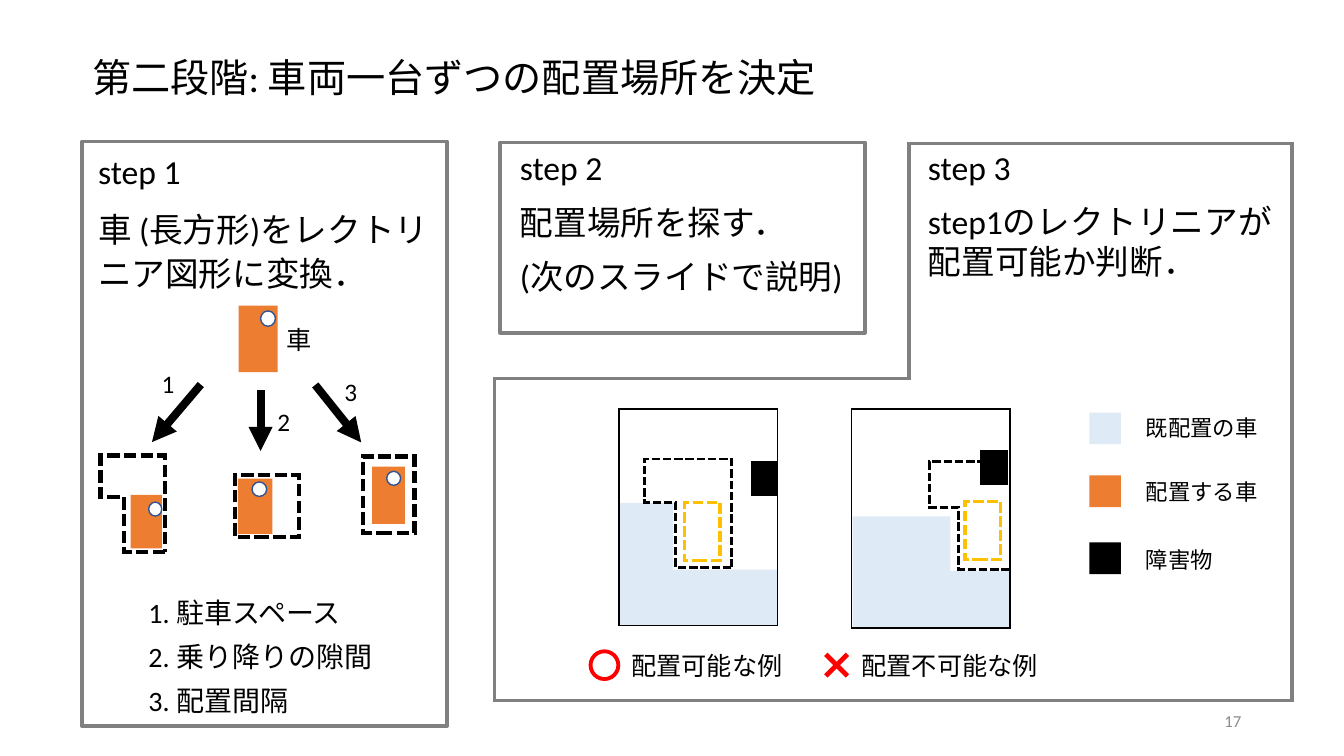
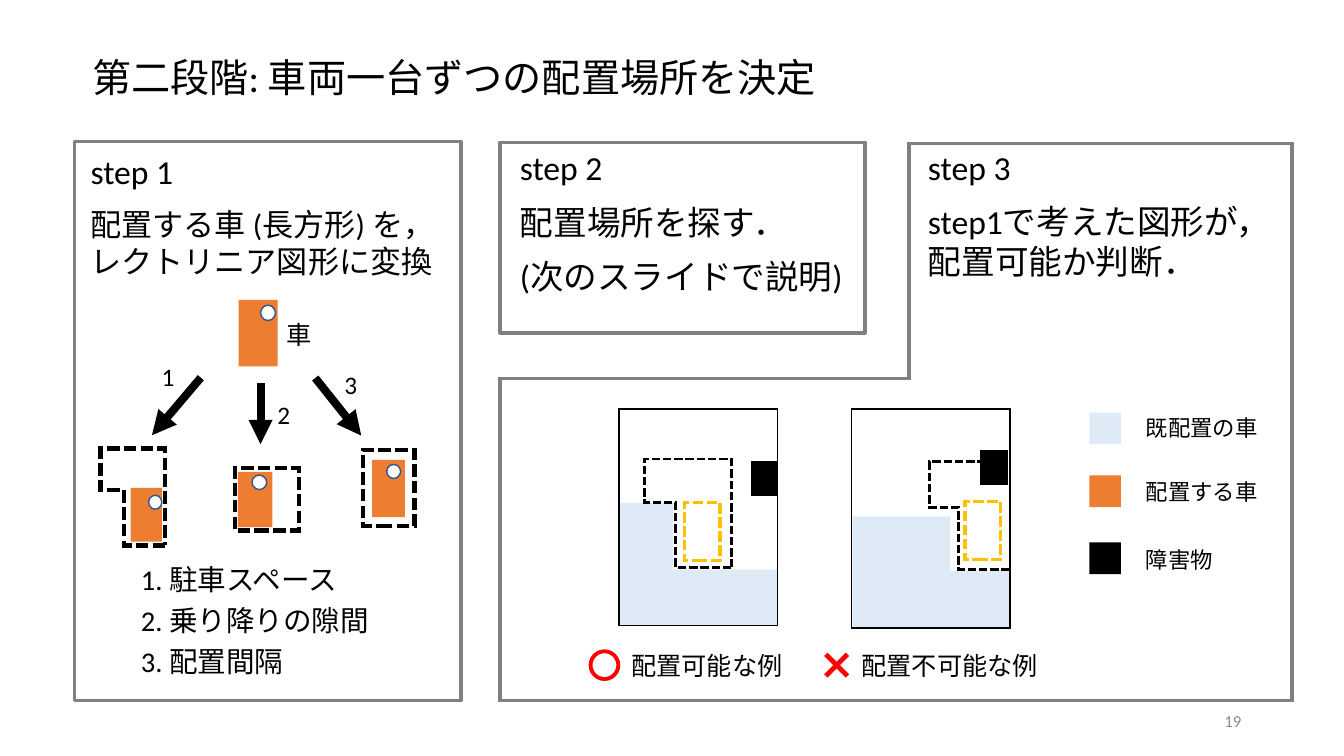
Before and after one commit to r-kurosu/kline, a slide deck: slide 19 of 卒論発表用スライド.pptx (slide 17 before the commit). Drawn at 1344x756 pixels with LibreOffice and Linux fonts; fonts in the diff are those of the drawing. Boxes give left, top, right and bottom in pixels: in the first picture for what was removed or moved away, otherwise in the second. Text is boxed around its words. In the diff, an @@ line names an element or a change of style, - is before the commit and + after.

```diff
--- a/卒論発表用スライド.pptx
+++ b/卒論発表用スライド.pptx
@@ text "step 1": place and size @@
-text "step 1" at (82, 141, 447, 726)
+text "step 1" at (75, 141, 461, 701)
@@ corner: place and size @@
-corner at (495, 143, 1293, 701)
+corner at (500, 144, 1292, 701)
@@ text at (91, 162, 369, 675): size 24 to 24.1 pt in "step 1"; size 20 to 20.4 pt in "1. 駐車スペース", "2. 乗り降りの隙間", "3. 配置間隔"; line spacing 1.1 to 1 @@
@@ text at (928, 206, 1270, 277): text changed @@
-step1のレクトリニアが配置可能か判断．
+step1で考えた図形が，配置可能か判断．
@@ text at (91, 210, 434, 276): text changed; size 24 to 22.2 pt @@
-車 (長方形)をレクトリニア図形に変換．
+配置する車 (長方形) を，レクトリニア図形に変換
@@ 6 rectangles, 4 texts, 4 ellipses, 3 arrows, 1 corner: place and size @@
-6 rectangles, 4 texts, 4 ellipses, 3 arrows, 1 corner at (101, 306, 414, 553)
+6 rectangles, 4 texts, 4 ellipses, 3 arrows, 1 corner at (101, 299, 414, 545)
@@ page number at (1224, 716, 1241, 727): text changed @@
-17
+19
```
Also in this commit, not shown: 5 other slides changed, 2 slides added, 1 other file.
